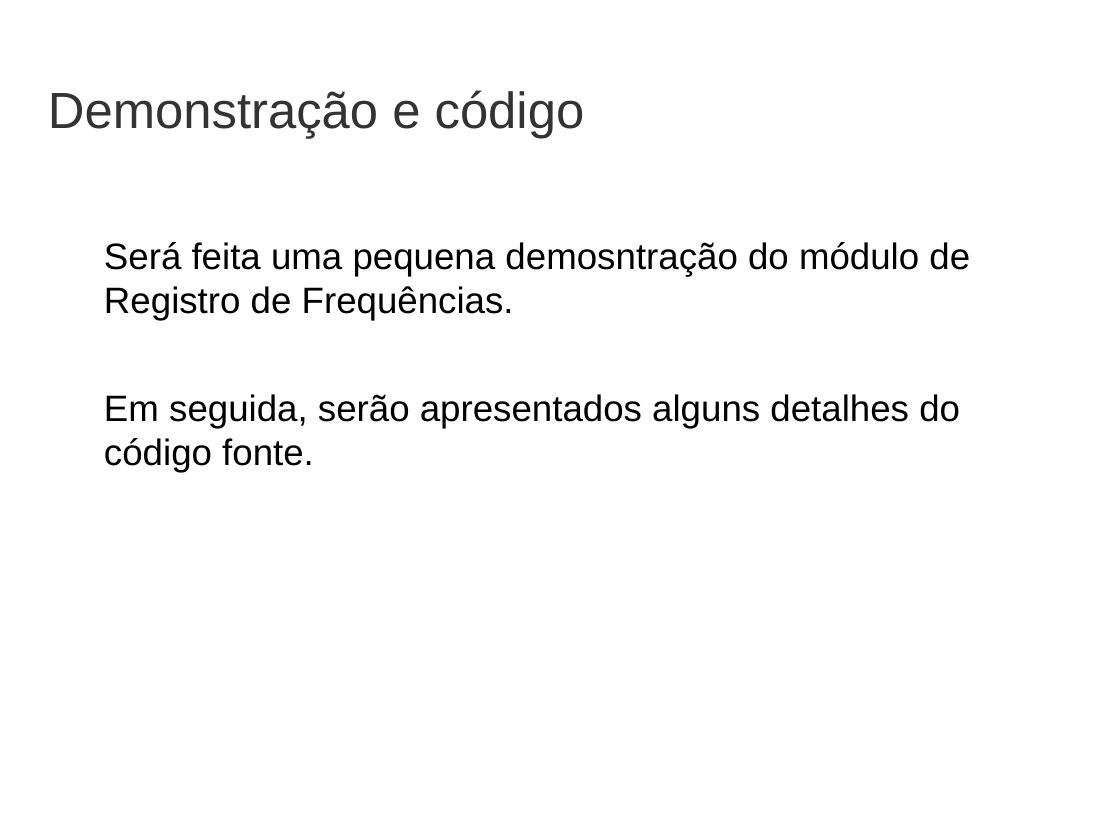
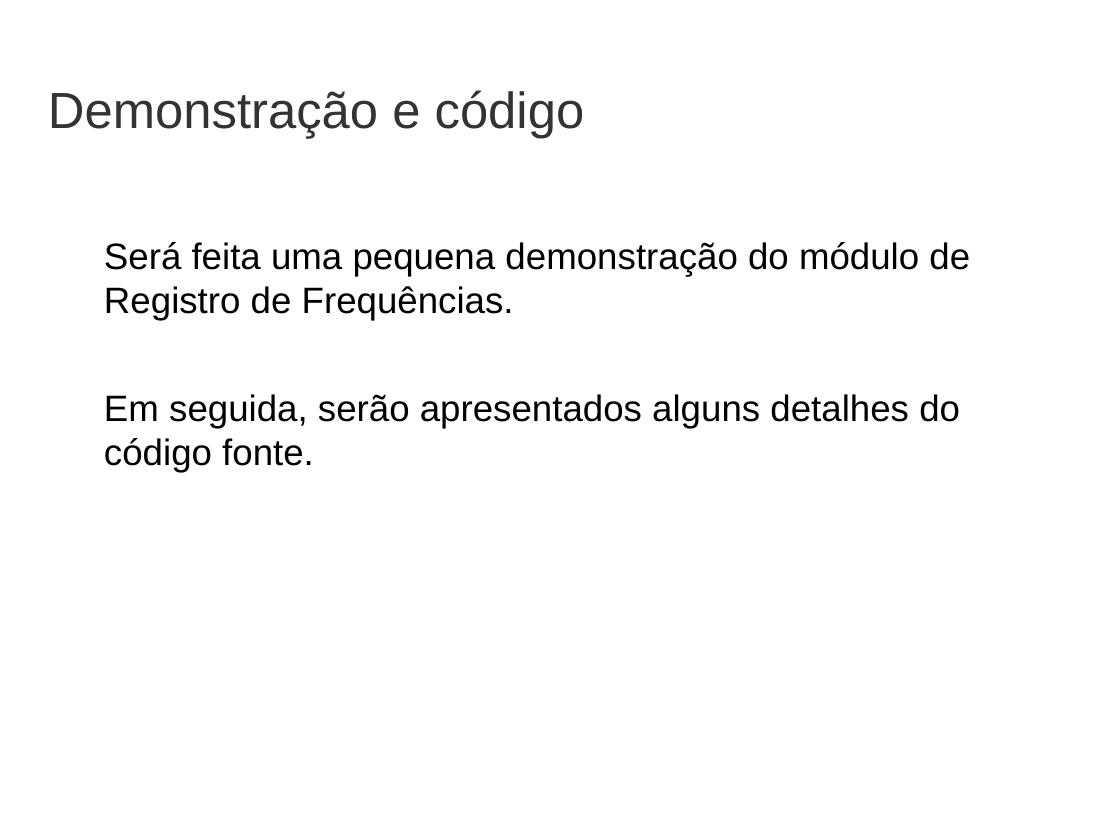
Before and after one commit to lavandoski/sorae, a slide deck: slide 9 of documentos/Apresentacao.odp (slide 8 before the commit). Drawn at 1120x840 pixels with LibreOffice and Linux fonts; fonts in the diff are those of the drawing; background and template pictures are left out. Boxes give left, top, right and bottom in pixels: in the first picture for what was removed or moved away, otherwise in the second. Text is boxed around its words. In the diff, an @@ line names an element or a change of style, - is before the commit and + after.

```diff
--- a/documentos/Apresentacao.odp
+++ b/documentos/Apresentacao.odp
@@ text at bbox=[104, 242, 970, 320]: text changed @@
-Será feita uma pequena demosntração do módulo de Registro de Frequências.
+Será feita uma pequena demonstração do módulo de Registro de Frequências.
```
Also in this commit, not shown: 1 slide added, 2 other files.
